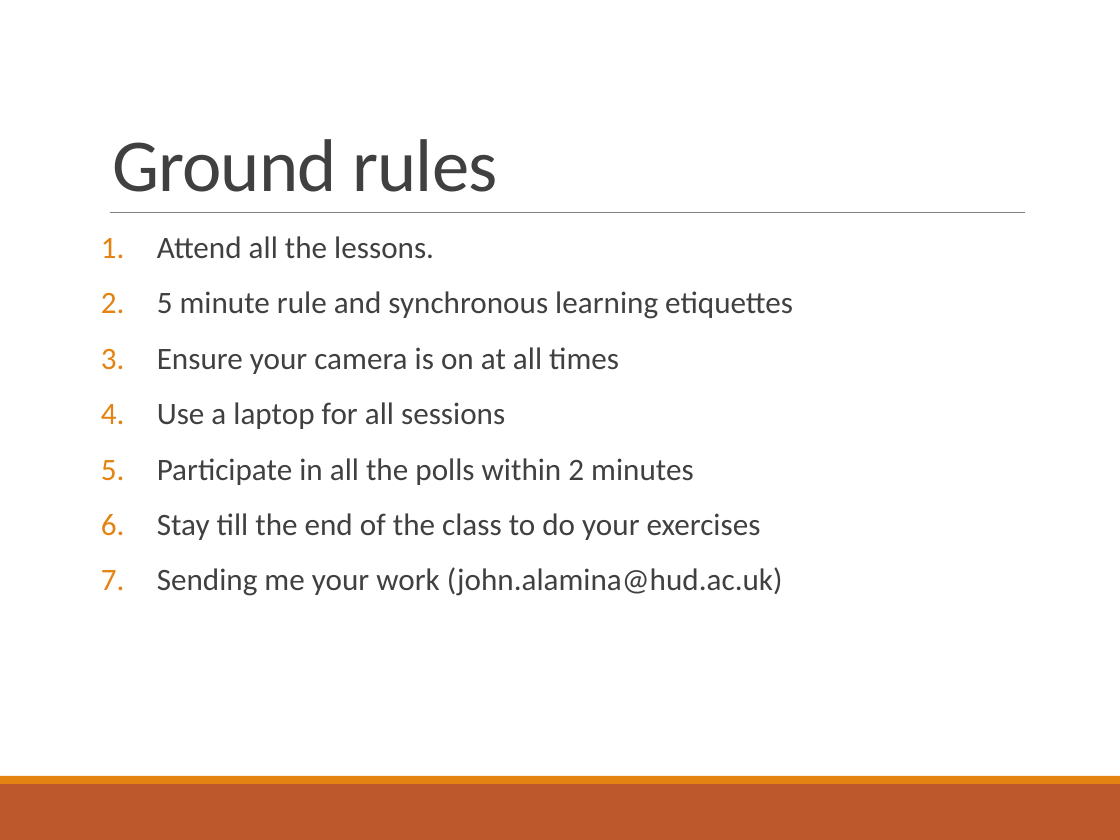
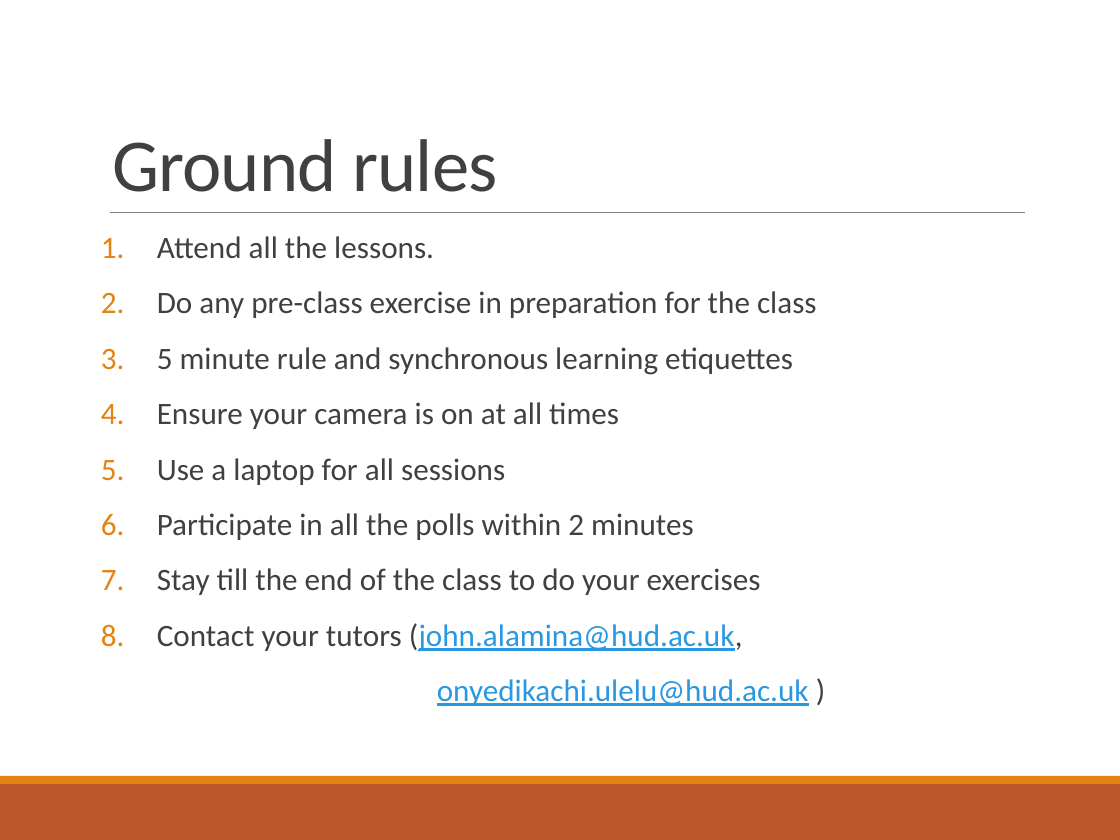
Before and after one commit to deeperj/dillinger, a slide deck: slide 3 of thesis/ukapp2/wqu_isc/sofware_design/Javabc01.pptx. Drawn at 1120x840 pixels with LibreOffice and Linux fonts; fonts in the diff are those of the drawing. Boxes give left, top, right and bottom in pixels: in the first picture for what was removed or moved away, otherwise in the second. Text is boxed around its words. In the diff, an @@ line names an element or a change of style, - is before the commit and + after.

```diff
--- a/thesis/ukapp2/wqu_isc/sofware_design/Javabc01.pptx
+++ b/thesis/ukapp2/wqu_isc/sofware_design/Javabc01.pptx
@@ text at (157, 291, 817, 318): paragraph added @@
+2. Do any pre-class exercise in preparation for the class
@@ text at (157, 623, 809, 706): text changed; text colour #404040 to #2998E3 @@
-7. Sending me your work (john.alamina@hud.ac.uk)
+8. Contact your tutors (john.alamina@hud.ac.uk,
+onyedikachi.ulelu@hud.ac.uk )
```
Also in this commit, not shown: 1 slide added, 7 other files.
